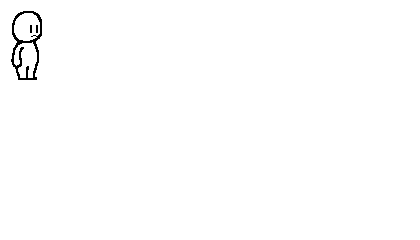
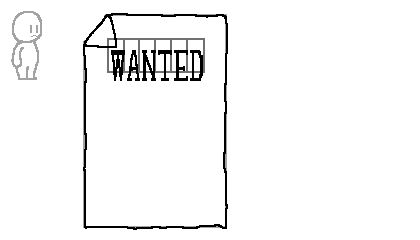
Layers edited between the first and the second w=420, h=240 image:
added layer "Layer 5" above "Layer 3" over [111, 50, 203, 81]
added layer "Layer 3" (56%) above "Layer 1" over [107, 38, 205, 73]
added layer "Layer 1" above "Layer 2" over [83, 14, 117, 48]
added layer "Layer 2" above "Layer 0" over [83, 13, 228, 230]
"Layer 0": opacity 100% → 36%, painted on it over [11, 11, 227, 228]
